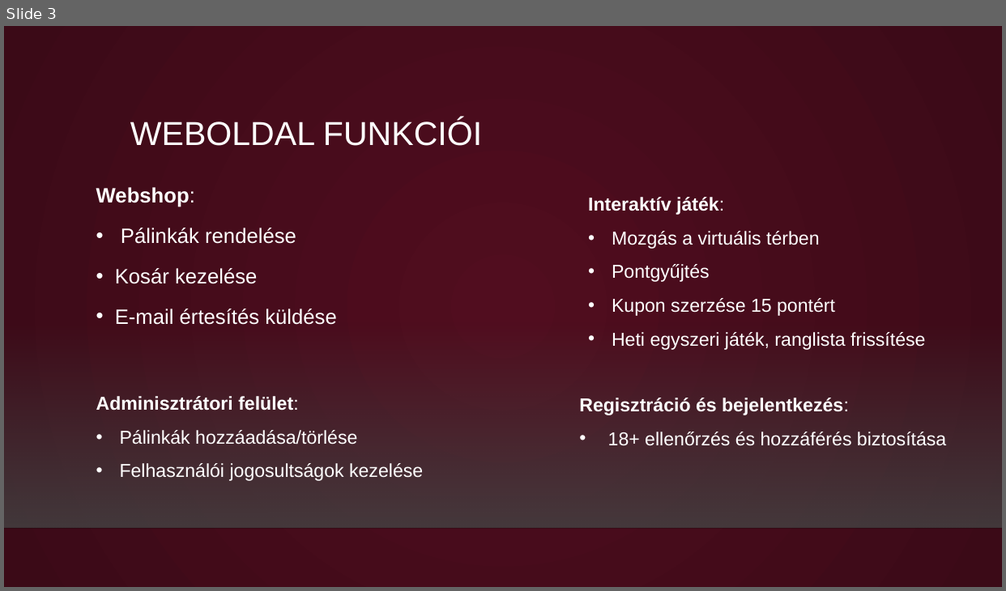
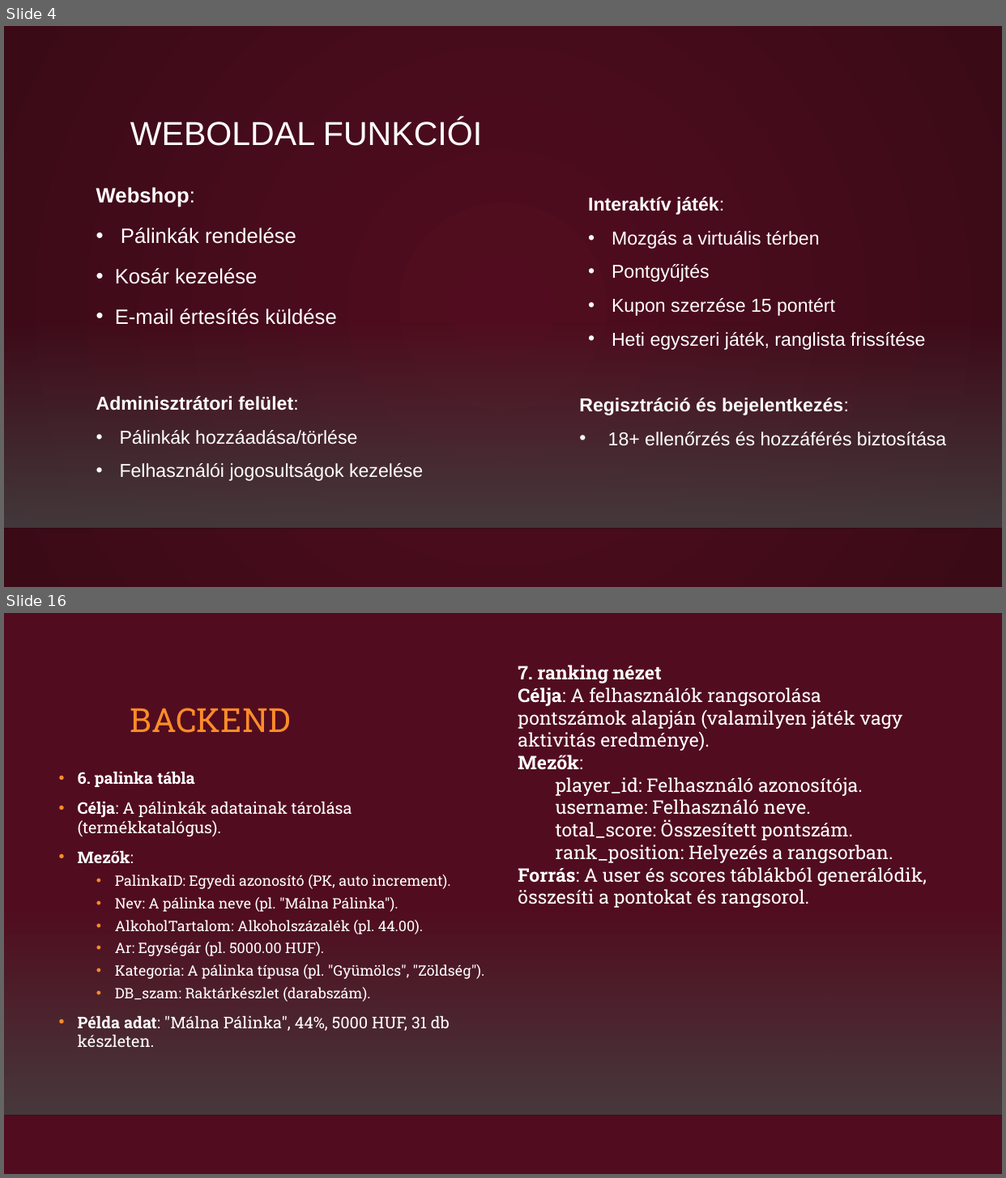
Before and after one commit to rozlev/Mestermunka, a slide deck: A pálinka mesterei/A pálinka mesterei.pptx. Shown one above the other, each under a label of ours: slide 3 before the commit, slides 4 and 16 after it; the slides between them are not shown. The pictures are 1006x591 and 1006x1178 pixels, drawn with LibreOffice and Linux fonts; fonts in the diff are those of the drawing; background and template pictures are left out. Boxes give left, top, right and bottom in pixels: in the first picture for what was removed or moved away, otherwise in the second. Text is boxed around its words. In the diff, an @@ line names an element or a change of style, - is before the commit and + after.

```diff
--- a/A pálinka mesterei/A pálinka mesterei.pptx
+++ b/A pálinka mesterei/A pálinka mesterei.pptx
@@ slide 16 added at [4, 613, 1002, 1174], background gradient #510D1F to #000000; not listed: 2 template elements that a slide beside it also shows @@
@@ text added at [518, 665, 927, 908], 18 pt, text #FFFFFF @@
+7. ranking nézet
+Célja: A felhasználók rangsorolása pontszámok alapján (valamilyen játék vagy aktivitás eredménye).
+Mezők:
+  player_id: Felhasználó azonosítója.
+  username: Felhasználó neve.
+  total_score: Összesített pontszám.
+  rank_position: Helyezés a rangsorban.
+Forrás: A user és scores táblákból generálódik, összesíti a pontokat és rangsorol.
@@ title added at [130, 708, 290, 733], 32 pt, text #FB8C29 @@
+BACKEND
@@ text added at [78, 772, 485, 1047], 13.9 pt, text #FFFFFF @@
+• 6. palinka tábla
+• Célja: A pálinkák adatainak tárolása (termékkatalógus).
+• Mezők:
+  • PalinkaID: Egyedi azonosító (PK, auto increment).
+  • Nev: A pálinka neve (pl. "Málna Pálinka").
+  • AlkoholTartalom: Alkoholszázalék (pl. 44.00).
+  • Ar: Egységár (pl. 5000.00 HUF).
+  • Kategoria: A pálinka típusa (pl. "Gyümölcs", "Zöldség").
+  • DB_szam: Raktárkészlet (darabszám).
+• Példa adat: "Málna Pálinka", 44%, 5000 HUF, 31 db készleten.
@@ what was slide 3 is now slide 4 @@
```
Also in this commit, not shown: 14 other slides added.
